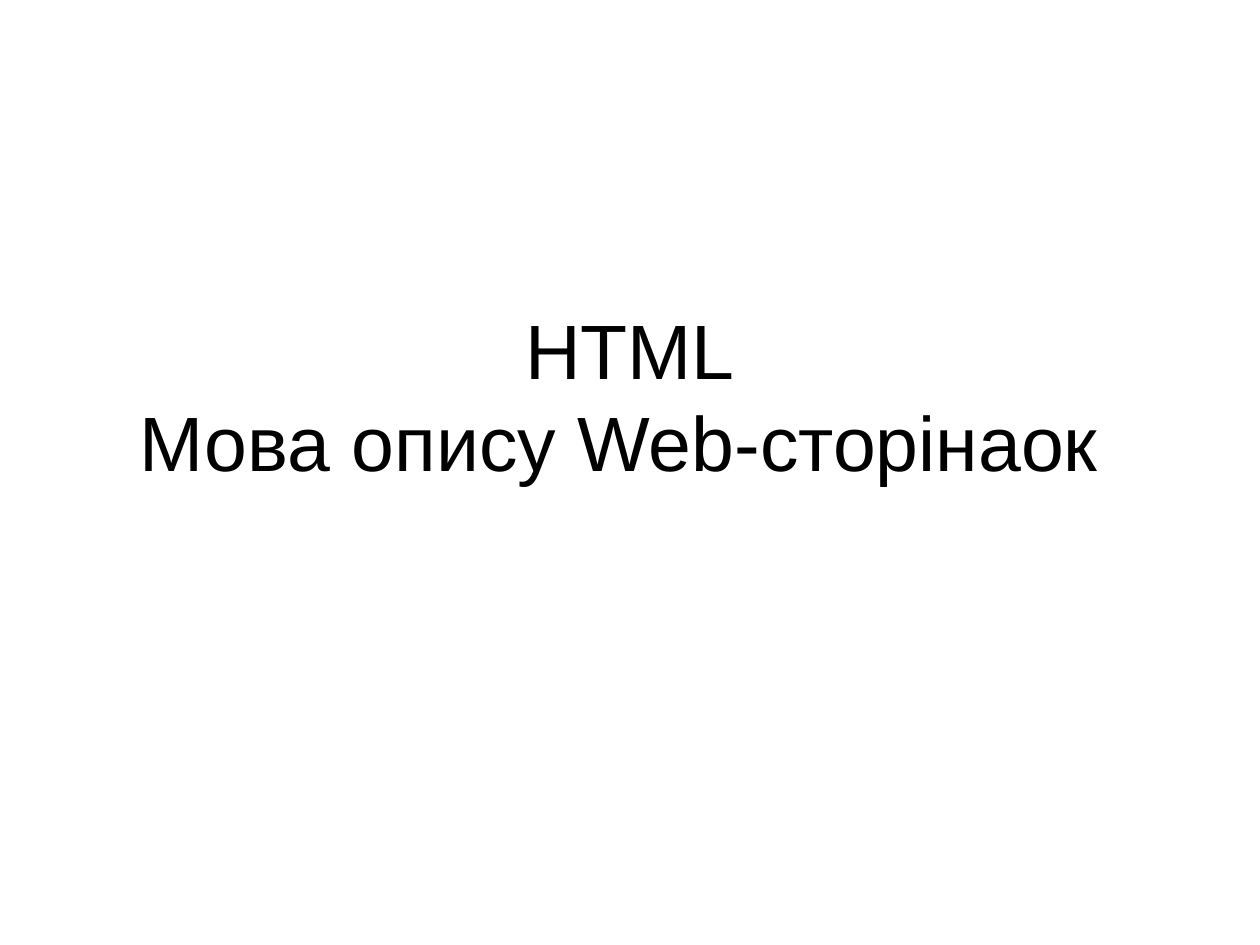
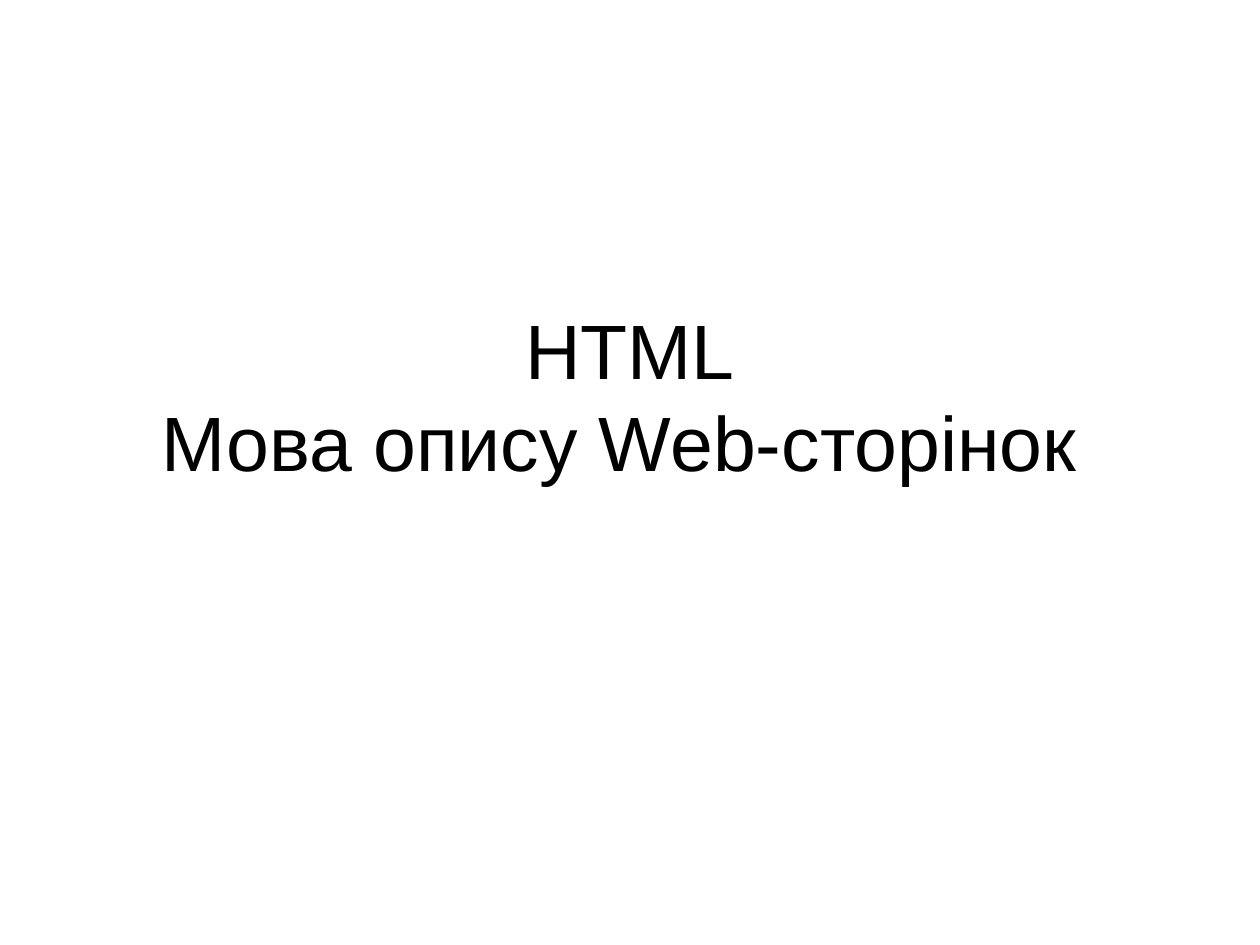
Before and after one commit to Mihael95/laba1, a slide deck: slide 1 of HE2_3_4_html.ppt. Drawn at 1260x945 pixels with LibreOffice and Linux fonts; fonts in the diff are those of the drawing. Boxes give left, top, right and bottom in pixels: in the first picture for what was removed or moved away, otherwise in the second. Text is boxed around its words. In the diff, an @@ line names an element or a change of style, - is before the commit and + after.

```diff
--- a/HE2_3_4_html.ppt
+++ b/HE2_3_4_html.ppt
@@ title at [161, 326, 1076, 486]: text changed @@
-HTML
-Мова опису Web-сторінаок
+HTML
+Мова опису Web-сторінок
```
Also in this commit, not shown: 1 other slide changed, 1 other file.
